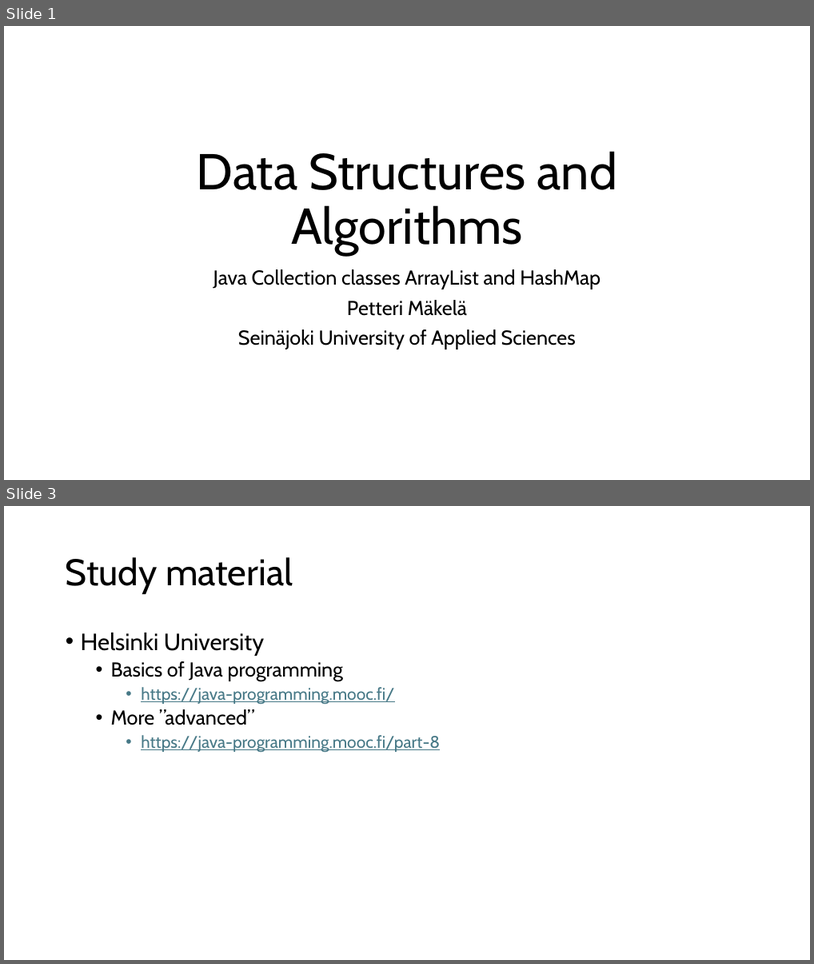
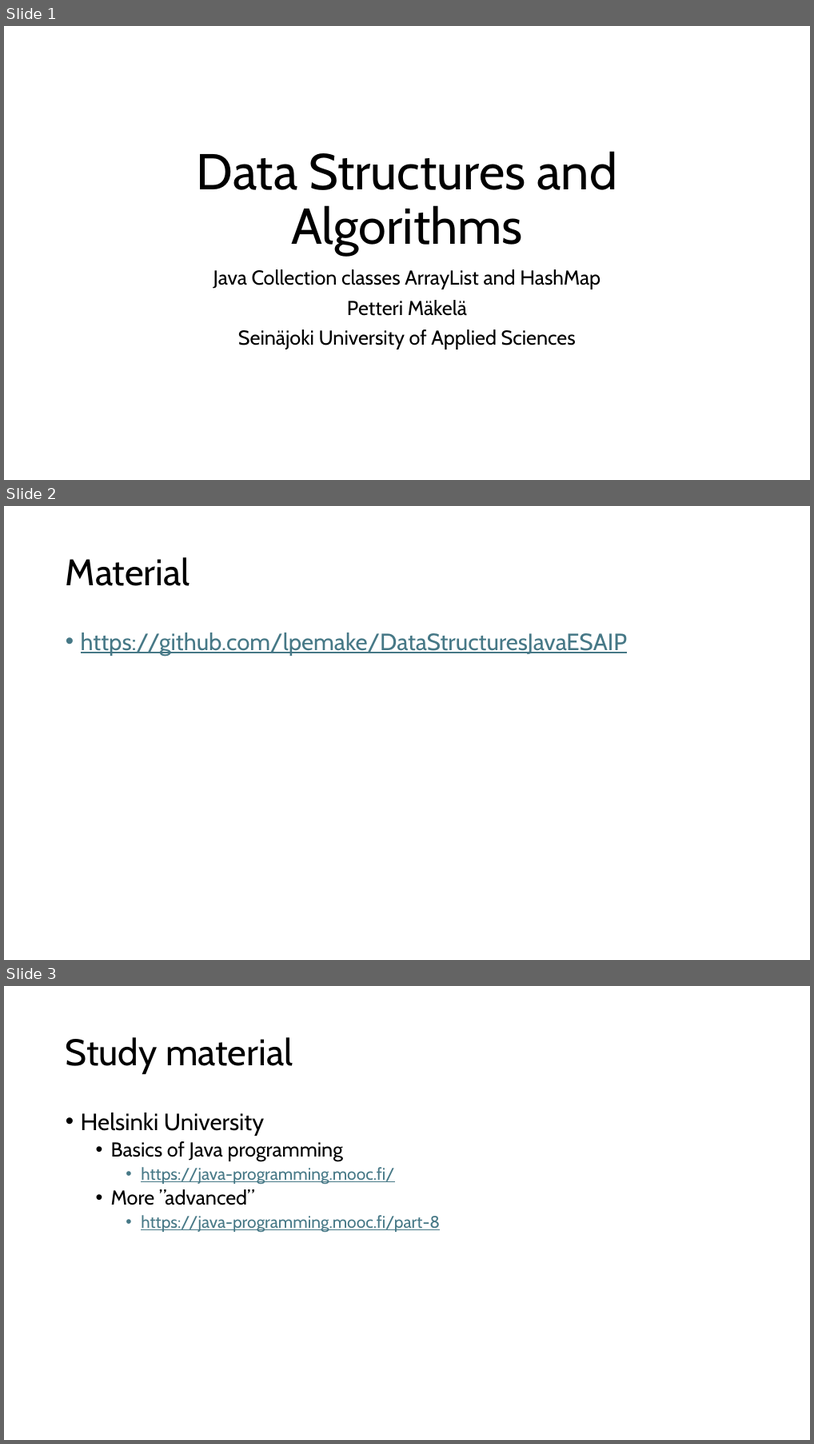
Before and after one commit to lpemake/DataStructuresJavaESAIP, a slide deck: Java Collection classes.pptx. Shown one above the other, each under a label of ours: slides 1 and 3 before the commit, slides 1, 2 and 3 after it; the slides between them are not shown. The pictures are 814x964 and 814x1444 pixels, drawn with LibreOffice and Linux fonts; fonts in the diff are those of the drawing. Boxes give left, top, right and bottom in pixels: in the first picture for what was removed or moved away, otherwise in the second. Text is boxed around its words. In the diff, an @@ line names an element or a change of style, - is before the commit and + after.

```diff
--- a/Java Collection classes.pptx
+++ b/Java Collection classes.pptx
@@ slide 2 added at <box>4,506,810,960</box>, background #FFFFFF @@
@@ title added at <box>66,557,190,586</box>, 44 pt, text #000000 @@
+Material
@@ text added at <box>81,632,627,656</box>, 28 pt, text #467886, underline @@
+• https://github.com/lpemake/DataStructuresJavaESAIP
```
Also in this commit, not shown: 1 slide removed.
